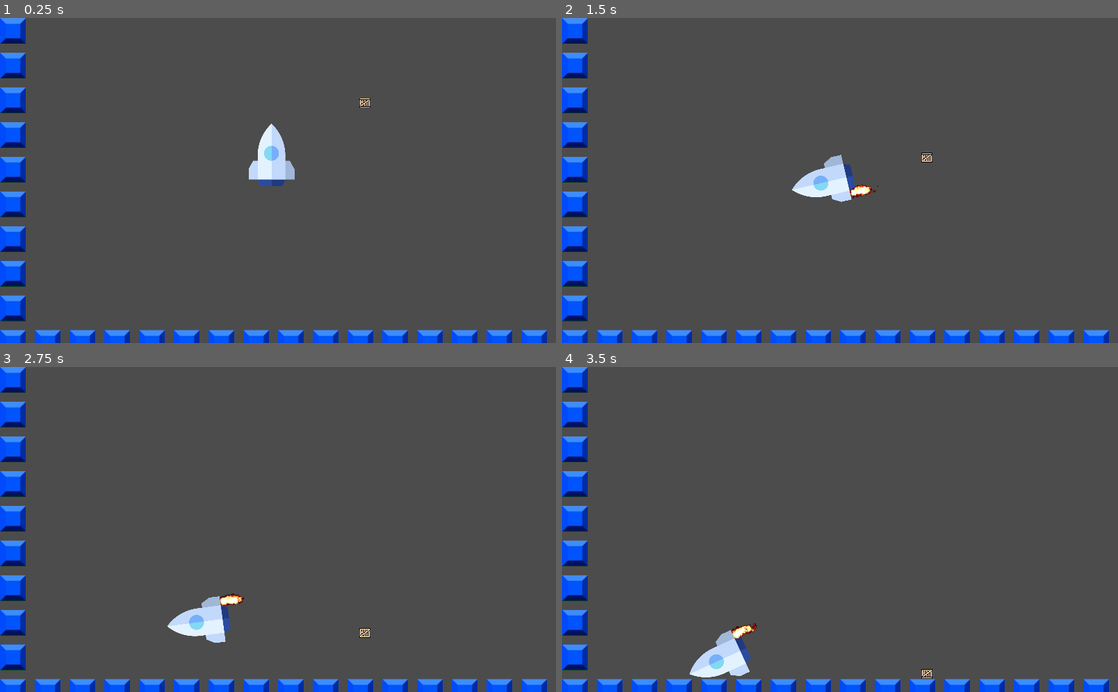
Above: before the commit, frames 1-4 (two rows, left to right).
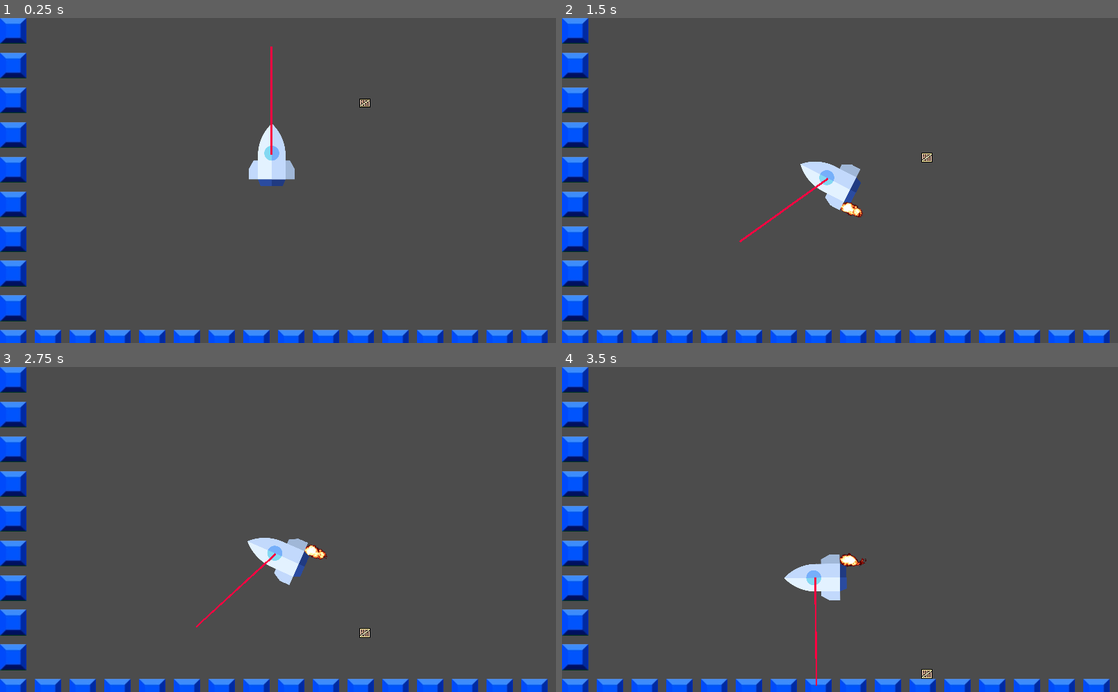
Above: after the commit, the same moments.

Repository: paul-asvb/raekaetae
Game: Godot game, scene res://src/levels/TestLevel.tscn
Same seed, same stepped clock (60 frames per second), same inputs: the game is played once before the commit and once after it.
Inputs:
- Up to frame 1 (0.25 s): no input
- Up to frame 2 (1.5 s): hold Right (move_right) 0.53-1.28 s; hold A (move_left) from 1.28 s (still down)
- Up to frame 3 (2.75 s): release A (move_left) at 2.03 s; hold Right (move_right) from 2.03 s (still down)
- Up to frame 4 (3.5 s): keep holding Right (move_right)

The runs differ from the first frame. In frame 1, 0.6% of the frame differs, in the area x 0-99%, y 0-100%; in frame 2, 1.7%; in frame 3, 2.6%; in frame 4, 2.7%.

Commit message:
add Line for debugging

Diff:
--- a/project.godot
+++ b/project.godot
@@ -51,4 +51,5 @@
 
 [rendering]
 
+quality/2d/use_pixel_snap=true
 environment/default_environment="res://default_env.tres"
--- a/src/actors/Actor.gd
+++ b/src/actors/Actor.gd
@@ -9,6 +9,7 @@
 
 # Called when the node enters the scene tree for the first time.
 func _ready():
+
 	pass # Replace with function body.
 
 
--- a/src/actors/Player.gd
+++ b/src/actors/Player.gd
@@ -2,7 +2,7 @@
 
 var velocityMax := Vector2(100,100)
 var force := 2
-var offset := 100
+var offset := 50
 var boosterTorque :=0
 
 func _process(delta):
@@ -16,22 +16,27 @@
 	if right ==	 1 :
 		get_node("fireRight").visible = true
 		var boosterForceRight = Vector2(0,-force).rotated(rotation)
+
 		var offsetRight := Vector2(offset,0)
 		apply_impulse(offsetRight,boosterForceRight)
 
 	if left ==	 1 :
 		get_node("fireLeft").visible = true
-		var boosterForceLeft = Vector2(0,-force).rotated(rotation)
+		var boosterForceLeft = Vector2(0,-force).rotated(-rotation)
+
 		var offsetleft := Vector2(-offset,0)
 		apply_impulse(offsetleft,boosterForceLeft)
 
 	print(rotation)
+
+	get_node("MyLine").set_point_position(1,Vector2(0,-force*100).rotated(rotation))
 
 	return
 
 
 # Called when the node enters the scene tree for the first time.
 func _ready():
+	get_node("MyLine").set_point_position(0,Vector2(0,0))
 	pass # Replace with function body.
 
 
--- a/src/actors/Player.tscn
+++ b/src/actors/Player.tscn
@@ -320,14 +320,14 @@
 position = Vector2( -32.0335, 71.2907 )
 rotation = 3.14159
 frames = SubResource( 61 )
-frame = 49
+frame = 19
 playing = true
 
 [node name="fireRight" type="AnimatedSprite" parent="."]
 position = Vector2( 30.82, 70.844 )
 rotation = 3.14159
 frames = SubResource( 61 )
-frame = 48
+frame = 18
 playing = true
 
 [node name="rakete" type="Sprite" parent="."]
@@ -338,3 +338,8 @@
 position = Vector2( -0.14306, 0.896622 )
 scale = Vector2( 0.3, 0.3 )
 polygon = PoolVector2Array( 87, -3, 86, 35, 112, 36, 141, 88, 142, 153, -141, 151, -141, 88, -111, 36, -86, 35, -86, -11, -78, -67, -57, -123, -28, -164, 0, -195, 31, -161, 57, -122, 77, -66 )
+
+[node name="MyLine" type="Line2D" parent="."]
+points = PoolVector2Array( 0, 0, 0, 0 )
+width = 3.0
+default_color = Color( 1, 0, 0.258824, 1 )
